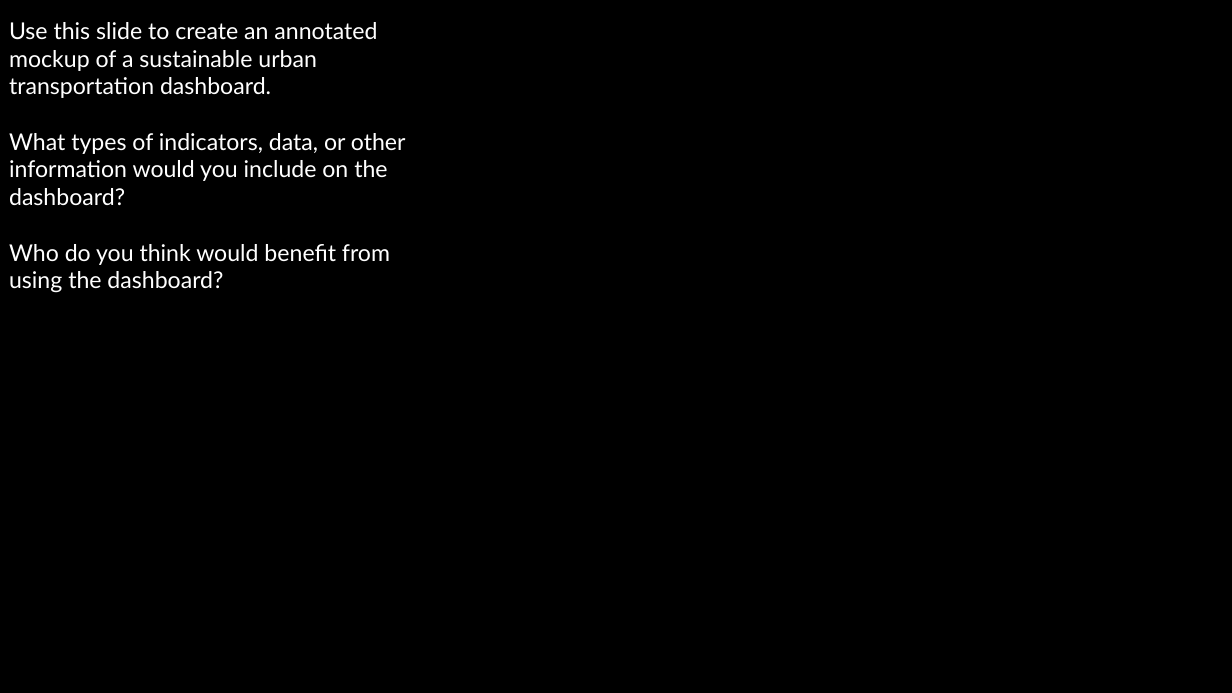
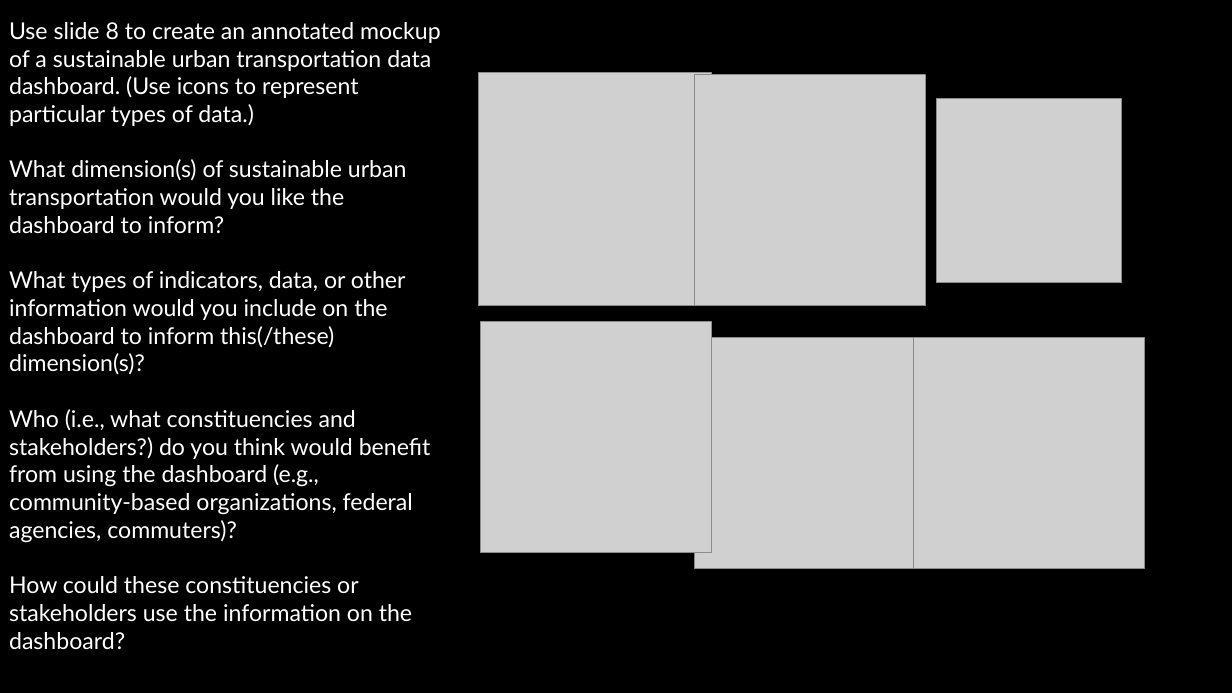
Before and after one commit to justenvirons/pedagogy, a slide deck: slide 7 of GEO330_2024_WinterQuarter/exercises/Exercise_01/slides/Exercise01_Template.pptx (slide 8 before the commit). Drawn at 1232x693 pixels with LibreOffice and Linux fonts; fonts in the diff are those of the drawing; grey boxes stand for pictures; background and template pictures are left out. Boxes give left, top, right and bottom in pixels: in the first picture for what was removed or moved away, otherwise in the second. Text is boxed around its words. In the diff, an @@ line names an element or a change of style, - is before the commit and + after.

```diff
--- a/GEO330_2024_WinterQuarter/exercises/Exercise_01/slides/Exercise01_Template.pptx
+++ b/GEO330_2024_WinterQuarter/exercises/Exercise_01/slides/Exercise01_Template.pptx
@@ text at box(9, 22, 441, 649): text changed @@
-Use this slide to create an annotated mockup of a sustainable urban transportation dashboard.
-What types of indicators, data, or other information would you include on the dashboard?
-Who do you think would benefit from using the dashboard?
+Use slide 8 to create an annotated mockup of a sustainable urban transportation data dashboard. (Use icons to represent particular types of data.)
+What dimension(s) of sustainable urban transportation would you like the dashboard to inform?
+What types of indicators, data, or other information would you include on the dashboard to inform this(/these) dimension(s)?
+Who (i.e., what constituencies and stakeholders?) do you think would benefit from using the dashboard (e.g., community-based organizations, federal agencies, commuters)?
+How could these constituencies or stakeholders use the information on the dashboard?
@@ picture added at box(479, 73, 712, 306) @@
@@ picture added at box(695, 75, 926, 306) @@
@@ picture added at box(936, 98, 1122, 283) @@
@@ picture added at box(481, 322, 712, 553) @@
@@ picture added at box(695, 337, 926, 568) @@
@@ picture added at box(914, 337, 1145, 568) @@
```
Also in this commit, not shown: 5 other slides changed, 2 slides added, 2 slides removed, 3 other files.
